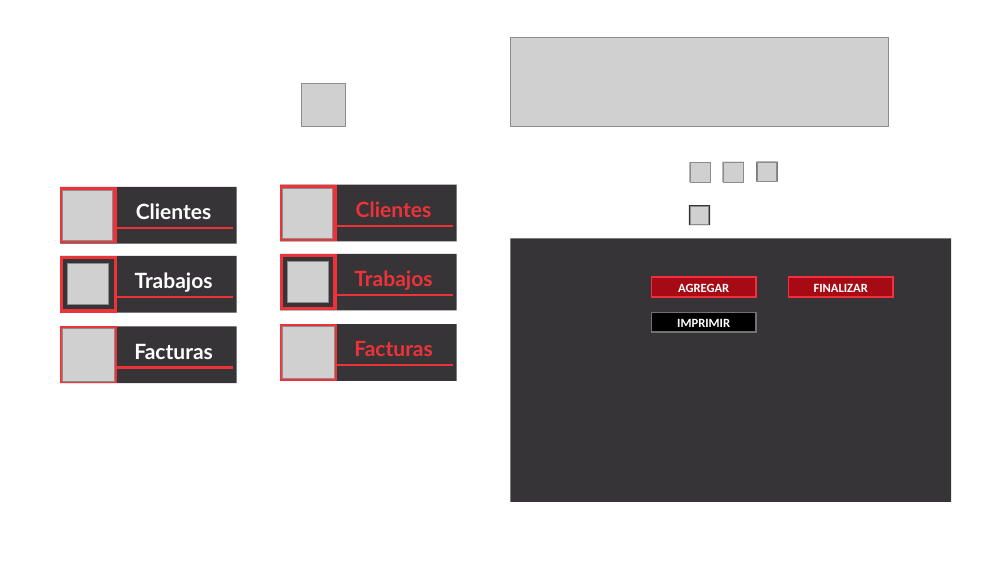
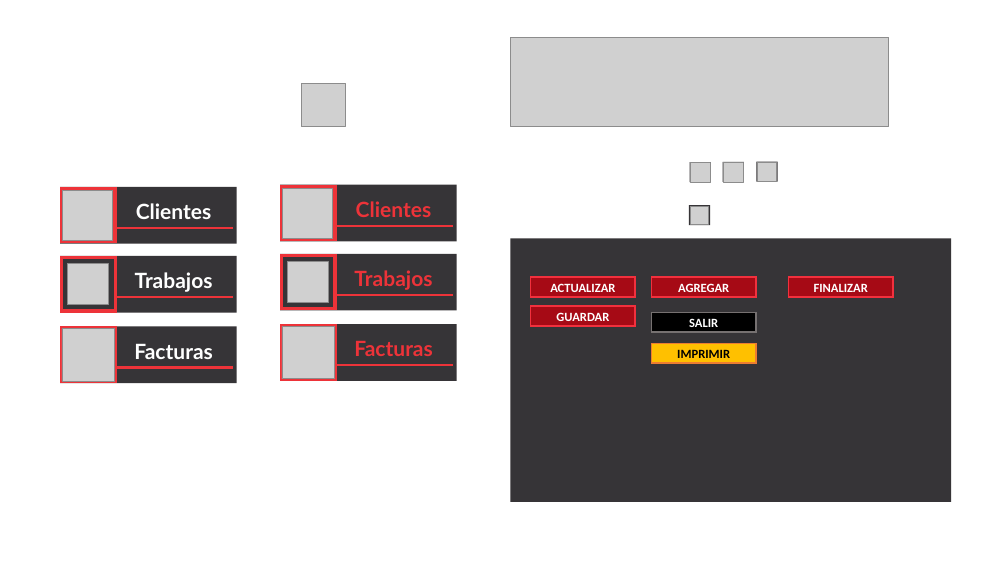
Before and after one commit to edisonude/kortlaser, a slide deck: slide 3 of designs.pptx. Drawn at 1008x567 pixels with LibreOffice and Linux fonts; fonts in the diff are those of the drawing; grey boxes stand for pictures. Boxes give left, top, right and bottom in pixels: in the first picture for what was removed or moved away, otherwise in the second. Text is boxed around its words. In the diff, an @@ line names an element or a change of style, - is before the commit and + after.

```diff
--- a/designs.pptx
+++ b/designs.pptx
@@ rectangle added at (531, 278, 635, 297), fill #A60A15, outline #F2303D 1.5 pt, 12 pt, text #FFFFFF, bold @@
+ACTUALIZAR
@@ rectangle added at (531, 306, 635, 326), fill #A60A15, outline #F2303D 1.5 pt, 12 pt, text #FFFFFF, bold @@
+GUARDAR
@@ rectangle added at (652, 312, 756, 332), fill #000000, outline #767171 1.5 pt, 12 pt, text #FFFFFF, bold @@
+SALIR
@@ rectangle "IMPRIMIR": place and size @@
-rectangle "IMPRIMIR" at (652, 312, 756, 332)
+rectangle "IMPRIMIR" at (652, 343, 756, 363)
@@ rectangle "IMPRIMIR" at (652, 343, 756, 363): text colour #FFFFFF to #000000; fill #000000 to #FFC000; outline #767171 1.5 pt to #ED7D31 1.5 pt @@
```
Also in this commit, not shown: 12 other files.
